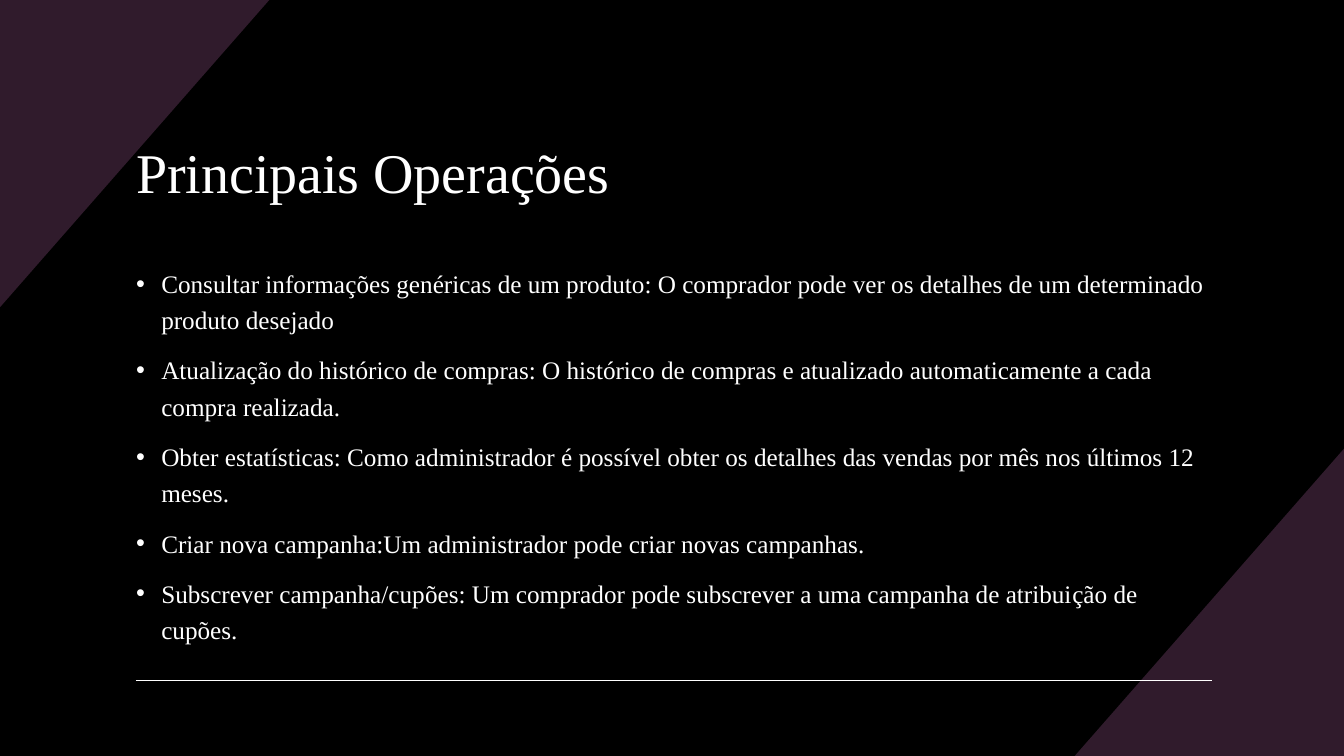
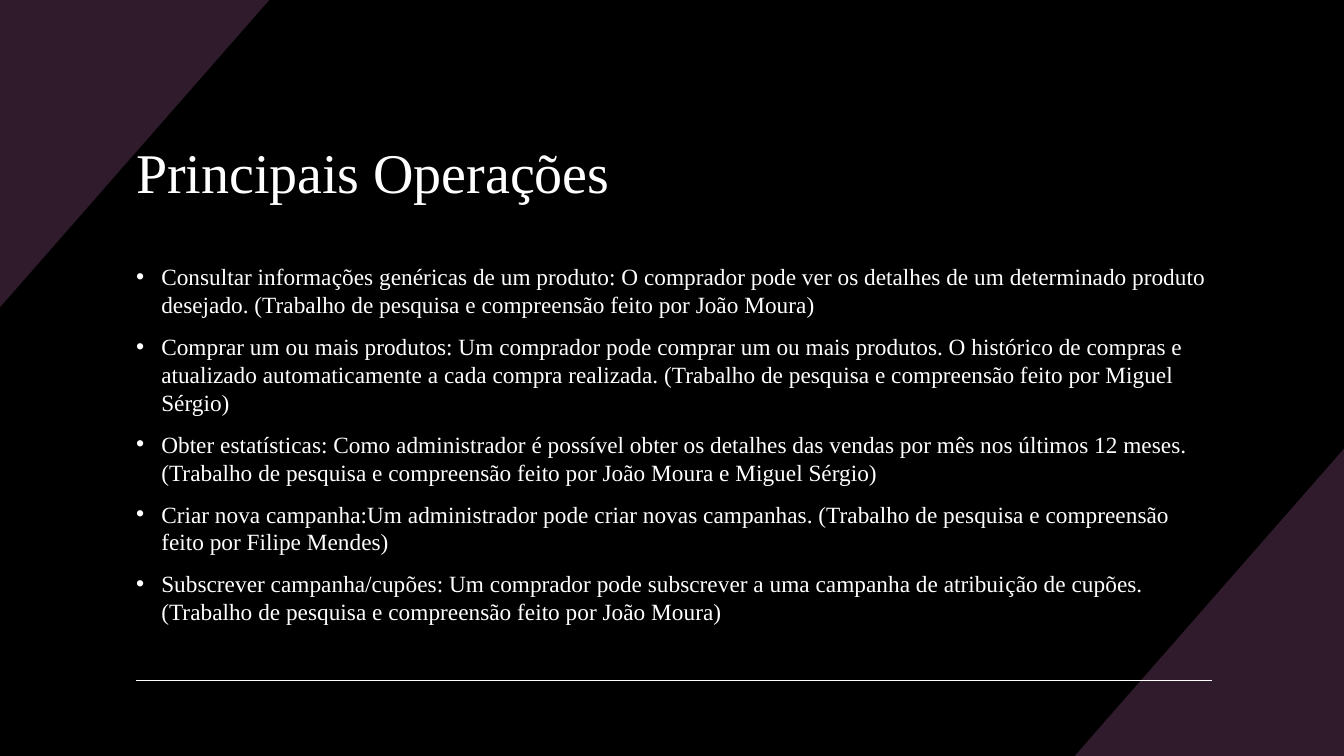
Before and after one commit to Famelgas/Projeto-BD, a slide deck: slide 5 of Diagramas/Apresentação do Projeto.pptx. Drawn at 1344x756 pixels with LibreOffice and Linux fonts; fonts in the diff are those of the drawing. Boxes give left, top, right and bottom in pixels: in the first picture for what was removed or moved away, otherwise in the second. Text is boxed around its words. In the diff, an @@ line names an element or a change of style, - is before the commit and + after.

```diff
--- a/Diagramas/Apresentação do Projeto.pptx
+++ b/Diagramas/Apresentação do Projeto.pptx
@@ text at [161, 268, 1204, 625]: text changed; size 18 to 16.6 pt @@
-• Consultar informações genéricas de um produto: O comprador pode ver os detalhes de um determinado produto desejado
-• Atualização do histórico de compras: O histórico de compras e atualizado automaticamente a cada compra realizada.
-• Obter estatísticas: Como administrador é possível obter os detalhes das vendas por mês nos últimos 12 meses.
-• Criar nova campanha:Um administrador pode criar novas campanhas.
-• Subscrever campanha/cupões: Um comprador pode subscrever a uma campanha de atribuição de cupões.
+• Consultar informações genéricas de um produto: O comprador pode ver os detalhes de um determinado produto desejado. (Trabalho de pesquisa e compreensão feito por João Moura)
+• Comprar um ou mais produtos: Um comprador pode comprar um ou mais produtos. O histórico de compras e atualizado automaticamente a cada compra realizada. (Trabalho de pesquisa e compreensão feito por Miguel Sérgio)
+• Obter estatísticas: Como administrador é possível obter os detalhes das vendas por mês nos últimos 12 meses. (Trabalho de pesquisa e compreensão feito por João Moura e Miguel Sérgio)
+• Criar nova campanha:Um administrador pode criar novas campanhas. (Trabalho de pesquisa e compreensão feito por Filipe Mendes)
+• Subscrever campanha/cupões: Um comprador pode subscrever a uma campanha de atribuição de cupões. (Trabalho de pesquisa e compreensão feito por João Moura)
```
Also in this commit, not shown: 6 other slides changed, 1 slide added, 18 other files.
